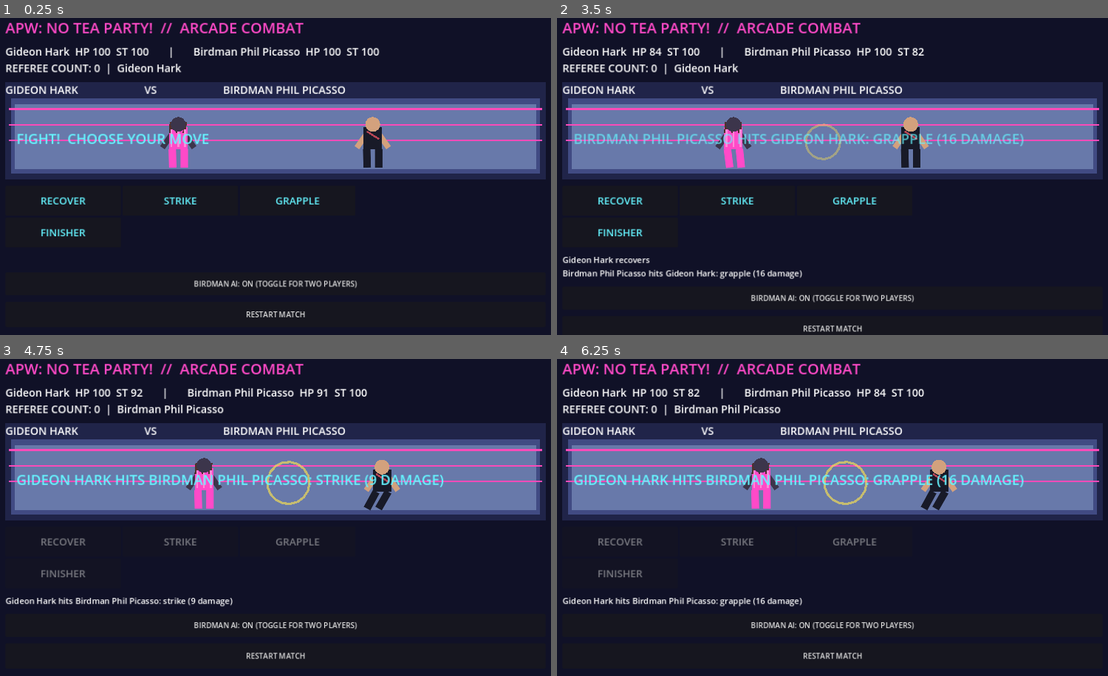
Above: before the commit, frames 1-4 (two rows, left to right).
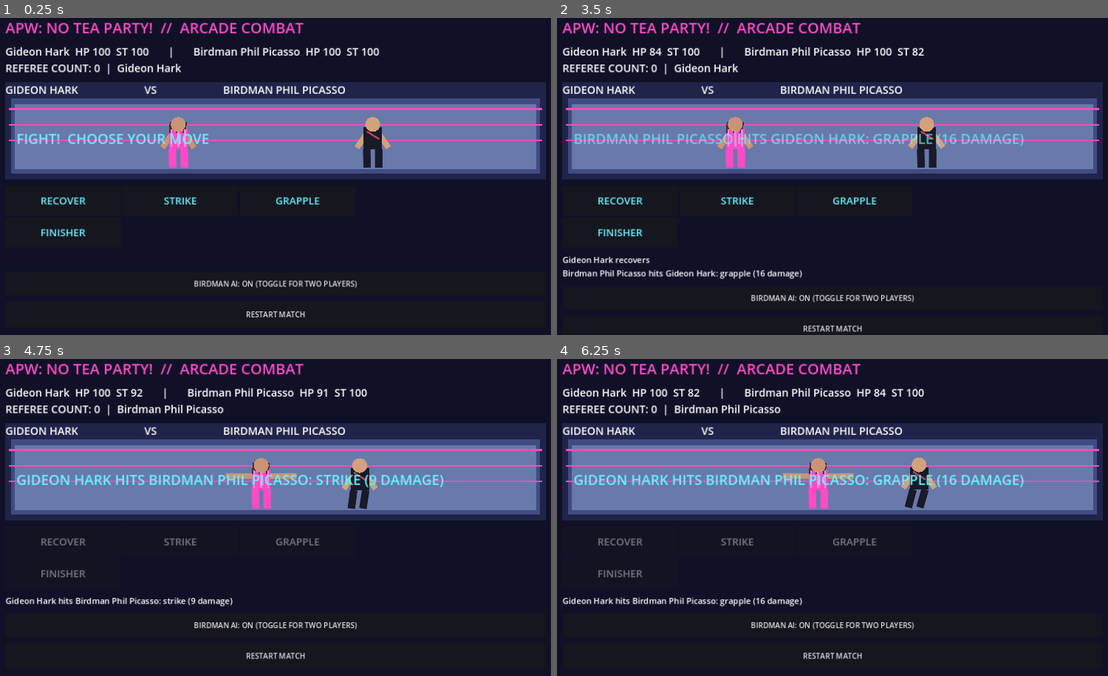
Above: after the commit, the same moments.

Repository: Cardinalrampolla/APW-NO-TEA-PARTY
Game: Godot game, scene res://combat_arcade.tscn
Same seed, same stepped clock (60 frames per second), same inputs: the game is played once before the commit and once after it.
Inputs:
- Up to frame 1 (0.25 s): no input
- Up to frame 2 (3.5 s): click "RESTART MATCH" at 0.5 s; click "RESTART MATCH" at 1.25 s; click "RESTART MATCH" at 2 s; click "RECOVER" at 2.75 s
- Up to frame 3 (4.75 s): click "RESTART MATCH" at 3.5 s; click "STRIKE" at 4.25 s
- Up to frame 4 (6.25 s): click "RESTART MATCH" at 5 s; click "GRAPPLE" at 5.75 s

The runs differ from the first frame. In frame 1, 0.2% of the frame differs, in the area x 29-36%, y 31-42%; in frame 2, 1.4%; in frame 3, 2.2%, in the area x 33-73%, y 31-48%; in frame 4, 2.2%.

Commit message:
Replace bounce animation with approach, arm extension, grapple takedown and mat impact phases

Diff:
--- a/combat_ring_view.gd
+++ b/combat_ring_view.gd
@@ -3,6 +3,7 @@
 var motion := ""
 var attacker := 0
 var elapsed := 2.0
+const MOVE_TIME := 1.25
 var pin_target := -1
 var count := 0
 var victor := -1
@@ -17,8 +18,8 @@
     queue_redraw()
 
 func _process(delta: float) -> void:
-    if elapsed < 1.0:
-        elapsed = minf(elapsed + delta, 1.0)
+    if elapsed < MOVE_TIME:
+        elapsed = minf(elapsed + delta, MOVE_TIME)
         queue_redraw()
 
 func _draw() -> void:
@@ -35,32 +36,57 @@
     var left := Vector2(w * 0.32, ground)
     var right := Vector2(w * 0.68, ground)
     var impact := motion in ["strike", "grapple", "finisher"]
-    var progress := clampf(elapsed / 0.55, 0.0, 1.0)
+    var approach := smoothstep(0.05, 0.34, elapsed)
+    var contact := smoothstep(0.36, 0.62, elapsed)
+    var recovery := smoothstep(0.92, MOVE_TIME, elapsed)
+    var contact_x := w * 0.50
     var l_tilt := 0.0
     var r_tilt := 0.0
+    var l_arm := 0.0
+    var r_arm := 0.0
+    var l_lift := 0.0
+    var r_lift := 0.0
     if impact:
-        var dash := sin(progress * PI) * minf(w * 0.13, 90.0)
+        var active := 1.0 - recovery
         if attacker == 0:
-            left.x += dash
-            r_tilt = progress * (1.45 if motion == "finisher" else 0.55)
+            left.x = lerpf(left.x, contact_x - 31.0, approach * active)
+            right.x = lerpf(right.x, contact_x + 34.0, contact * active)
+            l_arm = approach * active
+            if motion == "strike":
+                r_tilt = contact * 0.65 * active
+            elif motion == "grapple":
+                r_tilt = contact * 1.20 * active
+                r_lift = contact * 12.0 * active
+            else:
+                r_tilt = contact * 1.53 * active
+                r_lift = contact * 22.0 * active
         else:
-            right.x -= dash
-            l_tilt = -progress * (1.45 if motion == "finisher" else 0.55)
+            right.x = lerpf(right.x, contact_x + 31.0, approach * active)
+            left.x = lerpf(left.x, contact_x - 34.0, contact * active)
+            r_arm = approach * active
+            if motion == "strike":
+                l_tilt = -contact * 0.65 * active
+            elif motion == "grapple":
+                l_tilt = -contact * 1.20 * active
+                l_lift = contact * 12.0 * active
+            else:
+                l_tilt = -contact * 1.53 * active
+                l_lift = contact * 22.0 * active
     if pin_target != -1:
         if pin_target == 0:
-            l_tilt = -1.45
-            left.y += 9.0
-            right.x = left.x + 42.0
+            l_tilt = -1.53
+            left.y += 10.0
+            right.x = left.x + 43.0
         else:
-            r_tilt = 1.45
-            right.y += 9.0
-            left.x = right.x - 42.0
-    _fighter(left, Color("#ff4ac8"), Color("#3c354b"), l_tilt, false)
-    _fighter(right, Color("#181a28"), Color("#d3a17d"), r_tilt, true)
-    if impact and elapsed < 0.65:
-        var burst := 1.0 - absf(elapsed - 0.3) / 0.35
+            r_tilt = 1.53
+            right.y += 10.0
+            left.x = right.x - 43.0
+    _fighter(left + Vector2(0, -l_lift), Color("#ff4ac8"), Color("#c99475"), l_tilt, false, l_arm)
+    _fighter(right + Vector2(0, -r_lift), Color("#181a28"), Color("#d3a17d"), r_tilt, true, r_arm)
+    if impact and elapsed >= 0.44 and elapsed < 0.76:
+        var burst := 1.0 - absf(elapsed - 0.56) / 0.16
         burst = clampf(burst, 0.0, 1.0)
-        draw_arc((left + right) * 0.5 + Vector2(0, -55), 24 + 35 * burst, 0, TAU, 18, Color(1.0, 0.9, 0.3, burst), 5.0)
+        draw_arc(Vector2(contact_x, ground - 55), 22.0 + 45.0 * burst, 0, TAU, 20, Color(1.0, 0.91, 0.26, burst), 5.0)
     if pin_target != -1:
         var message := "PIN!"
         if count > 0:
@@ -70,16 +96,16 @@
         var winner_name := "GIDEON WINS!" if victor == 0 else "BIRDMAN WINS!"
         draw_string(ThemeDB.fallback_font, Vector2(w * 0.35, 83), winner_name, HORIZONTAL_ALIGNMENT_LEFT, -1, 29, Color("#6efaff"))
 
-func _fighter(feet: Vector2, gear: Color, skin: Color, tilt: float, bald: bool) -> void:
+func _fighter(feet: Vector2, gear: Color, skin: Color, tilt: float, bald: bool, arm_reach: float) -> void:
     var torso := feet + Vector2(0, -52)
-    var pivot := torso
     var lean := Vector2(sin(tilt) * 48.0, (1.0 - cos(tilt)) * 40.0)
     torso += lean
     var head := torso + Vector2(0, -41)
     draw_line(feet + Vector2(-12, 0), torso + Vector2(-13, 13), gear, 15.0, true)
     draw_line(feet + Vector2(13, 0), torso + Vector2(13, 13), gear, 15.0, true)
-    draw_line(torso + Vector2(-15, -18), torso + Vector2(-34, 9), skin, 11.0, true)
-    draw_line(torso + Vector2(15, -18), torso + Vector2(34, 9), skin, 11.0, true)
+    var arm_offset := 42.0 * arm_reach
+    draw_line(torso + Vector2(-15, -18), torso + Vector2(-34 - arm_offset, 9 - arm_offset * 0.65), skin, 11.0, true)
+    draw_line(torso + Vector2(15, -18), torso + Vector2(34 + arm_offset, 9 - arm_offset * 0.65), skin, 11.0, true)
     draw_rect(Rect2(torso - Vector2(20, 35), Vector2(40, 48)), gear)
     if not bald:
         for i in range(3):
